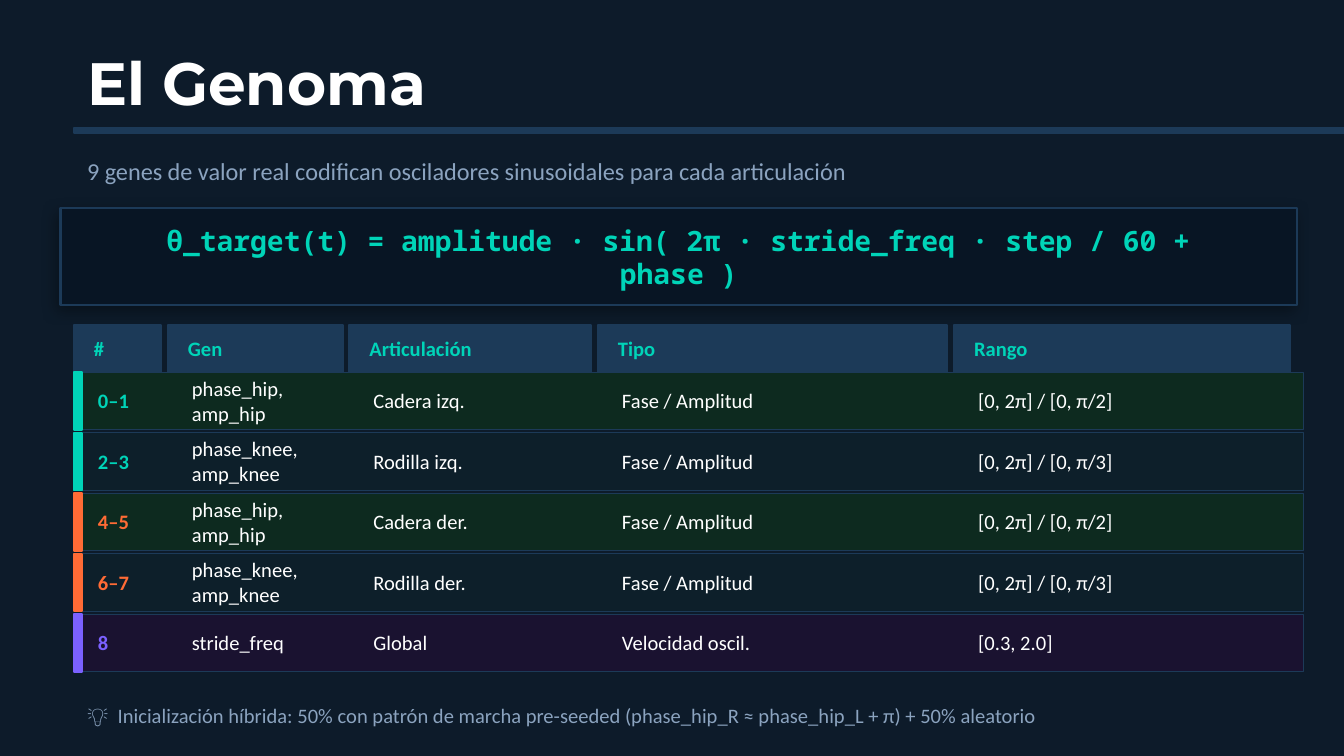
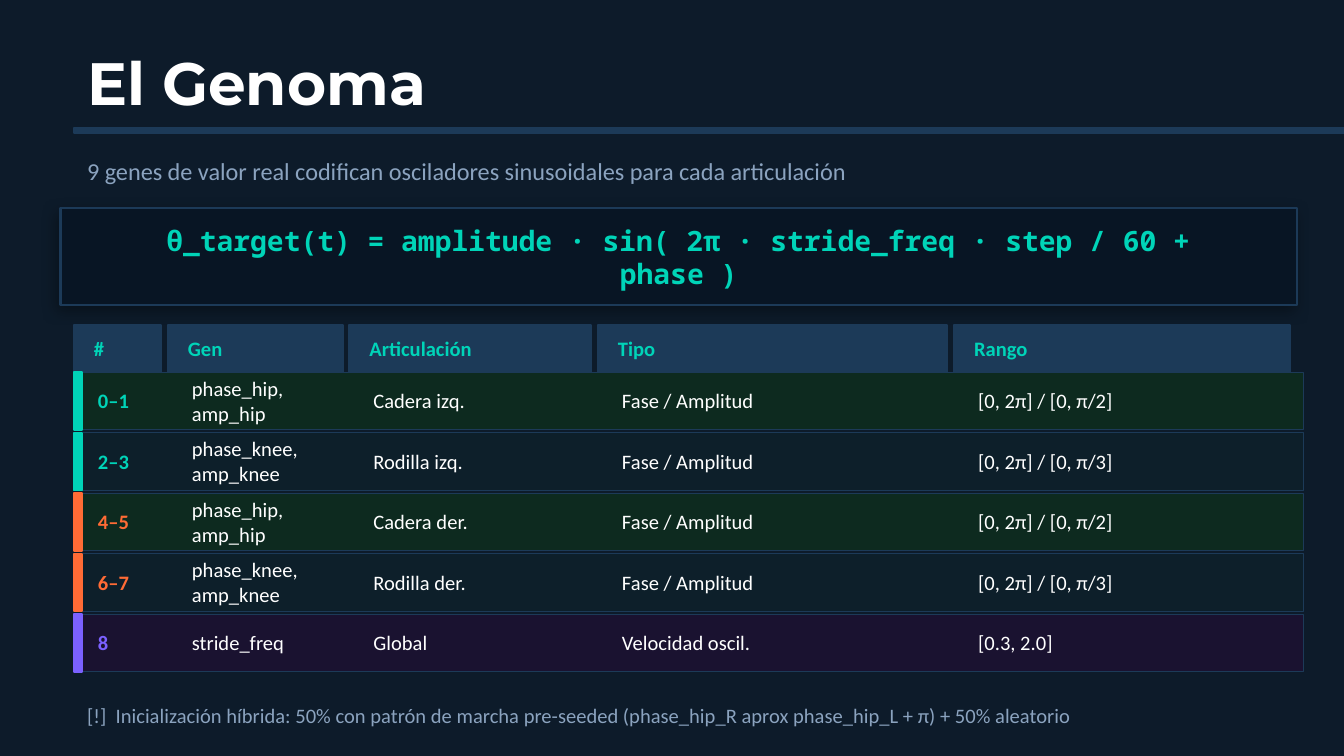
Before and after one commit to LeandroES/BipedalWalkerGeneticAlgorithm-parcial, a slide deck: slide 4 of BipedalWalker_AlgoritmoGenetico.pptx. Drawn at 1344x756 pixels with LibreOffice and Linux fonts; fonts in the diff are those of the drawing. Boxes give left, top, right and bottom in pixels: in the first picture for what was removed or moved away, otherwise in the second. Text is boxed around its words. In the diff, an @@ line names an element or a change of style, - is before the commit and + after.

```diff
--- a/BipedalWalker_AlgoritmoGenetico.pptx
+++ b/BipedalWalker_AlgoritmoGenetico.pptx
@@ text at box(116, 708, 1070, 727): text changed @@
-💡 Inicialización híbrida: 50% con patrón de marcha pre-seeded (phase_hip_R ≈ phase_hip_L + π) + 50% aleatorio
+[!] Inicialización híbrida: 50% con patrón de marcha pre-seeded (phase_hip_R aprox phase_hip_L + π) + 50% aleatorio
```
Also in this commit, not shown: 4 other slides changed.
